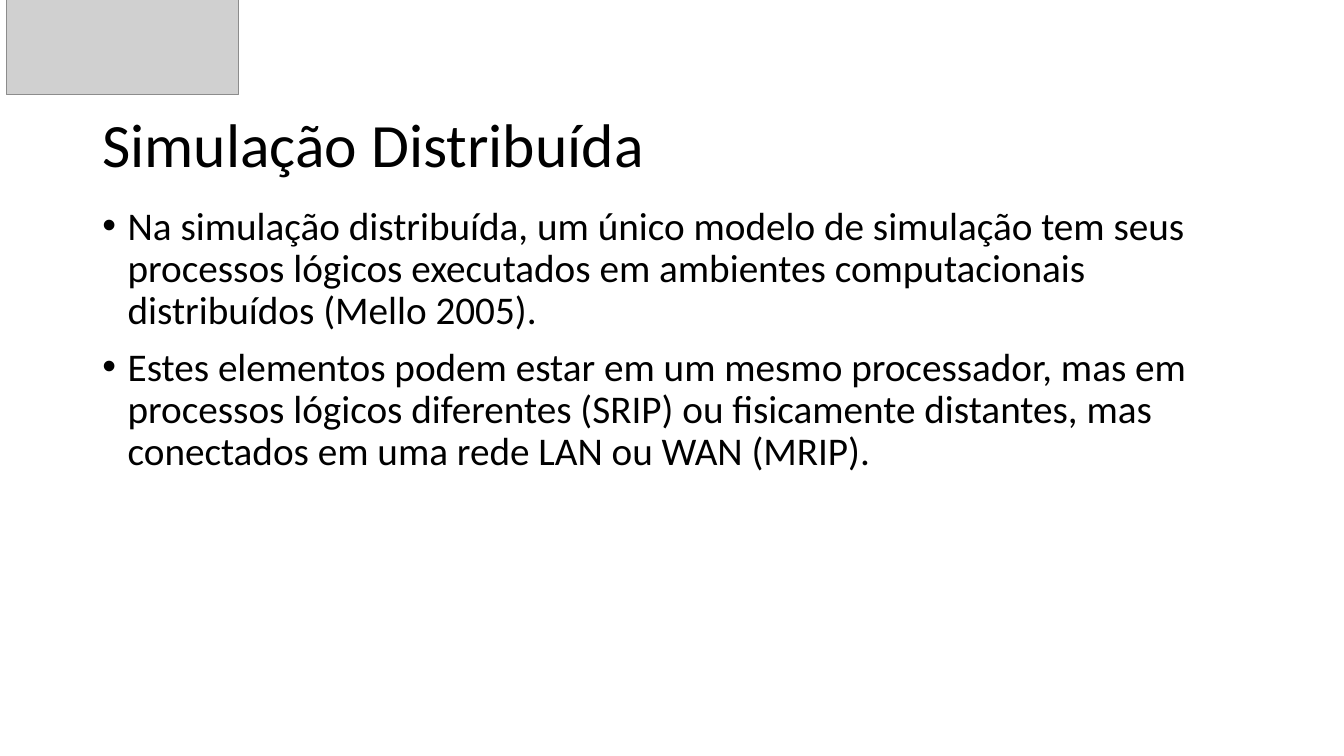
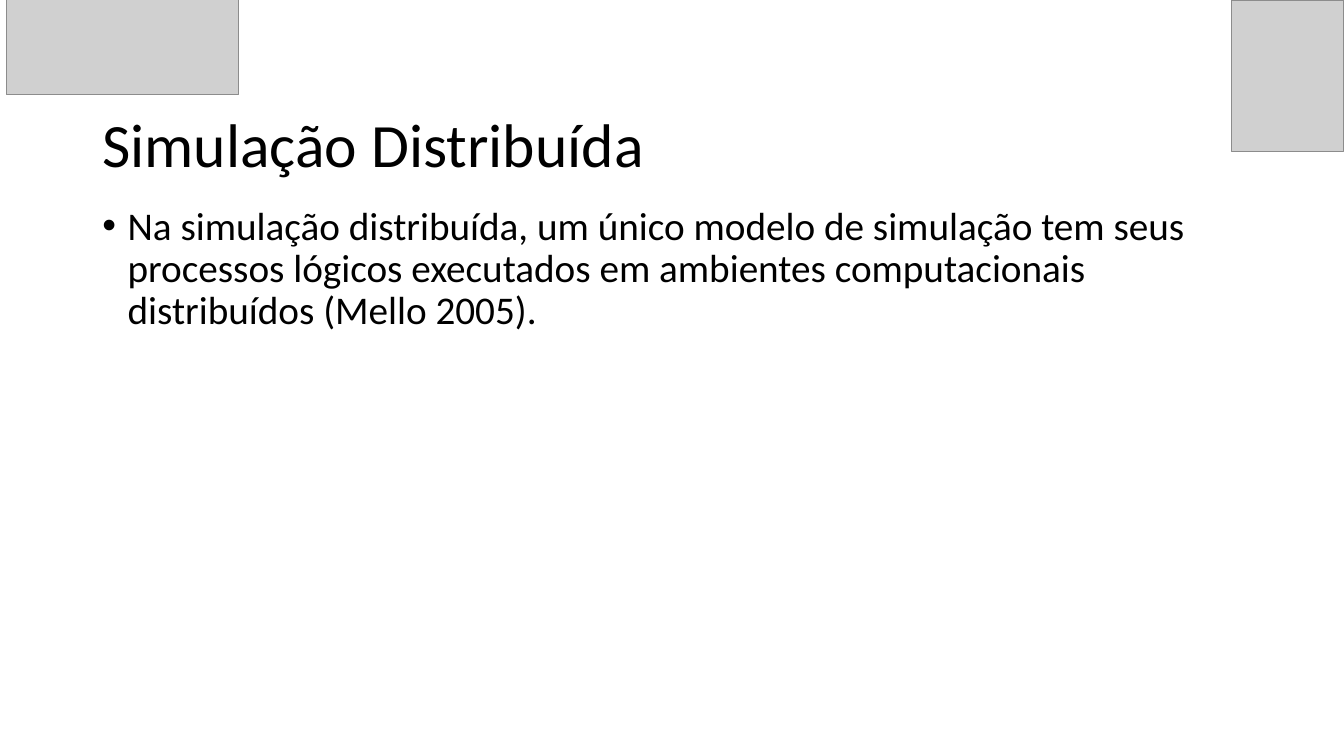
Before and after one commit to GuilhermeBizzani/TCC, a slide deck: slide 5 of Primeira apresentacao.pptx (slide 6 before the commit). Drawn at 1344x756 pixels with LibreOffice and Linux fonts; fonts in the diff are those of the drawing; grey boxes stand for pictures. Boxes give left, top, right and bottom in pixels: in the first picture for what was removed or moved away, otherwise in the second. Text is boxed around its words. In the diff, an @@ line names an element or a change of style, - is before the commit and + after.

```diff
--- a/Primeira apresentacao.pptx
+++ b/Primeira apresentacao.pptx
@@ picture added at [1232, 0, 1344, 151] @@
@@ text at [128, 353, 1186, 471]: paragraph removed @@
-• Estes elementos podem estar em um mesmo processador, mas em processos lógicos diferentes (SRIP) ou fisicamente distantes, mas conectados em uma rede LAN ou WAN (MRIP).
```
Also in this commit, not shown: 10 other slides changed, 5 slides added, 3 slides removed, 3 other files.
